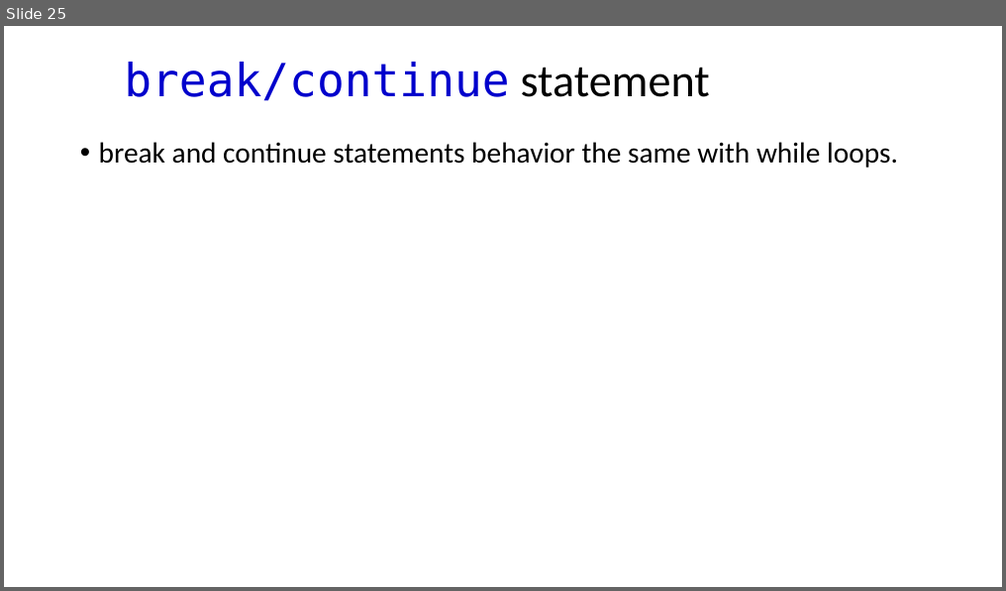
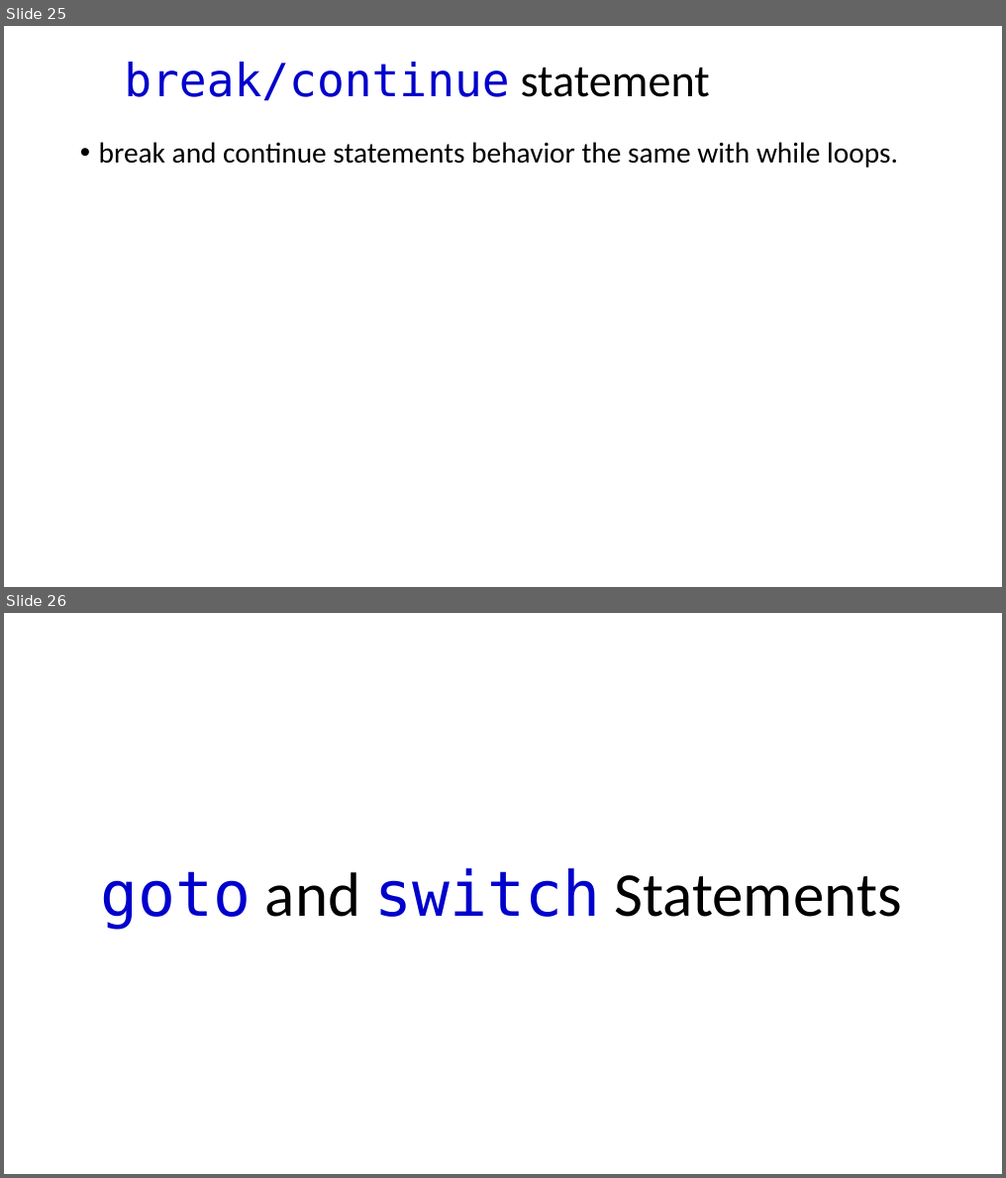
Before and after one commit to dayekuaipao/CPPLearning, a slide deck: week03/Lecture03.pptx. Shown one above the other, each under a label of ours: slide 25 before the commit, slides 25 and 26 after it. The pictures are 1006x591 and 1006x1178 pixels, drawn with LibreOffice and Linux fonts; fonts in the diff are those of the drawing; background and template pictures are left out. Boxes give left, top, right and bottom in pixels: in the first picture for what was removed or moved away, otherwise in the second. Text is boxed around its words. In the diff, an @@ line names an element or a change of style, - is before the commit and + after.

```diff
--- a/week03/Lecture03.pptx
+++ b/week03/Lecture03.pptx
@@ slide 26 added at (x1=4, y1=613, x2=1002, y2=1174), background #FFFFFF @@
@@ title added at (x1=101, y1=868, x2=901, y2=929), 60 pt, text #000000 @@
+goto and switch Statements
```
Also in this commit, not shown: 4 slides changed, 1 other slide added, 2 slides removed, 2 other files.
